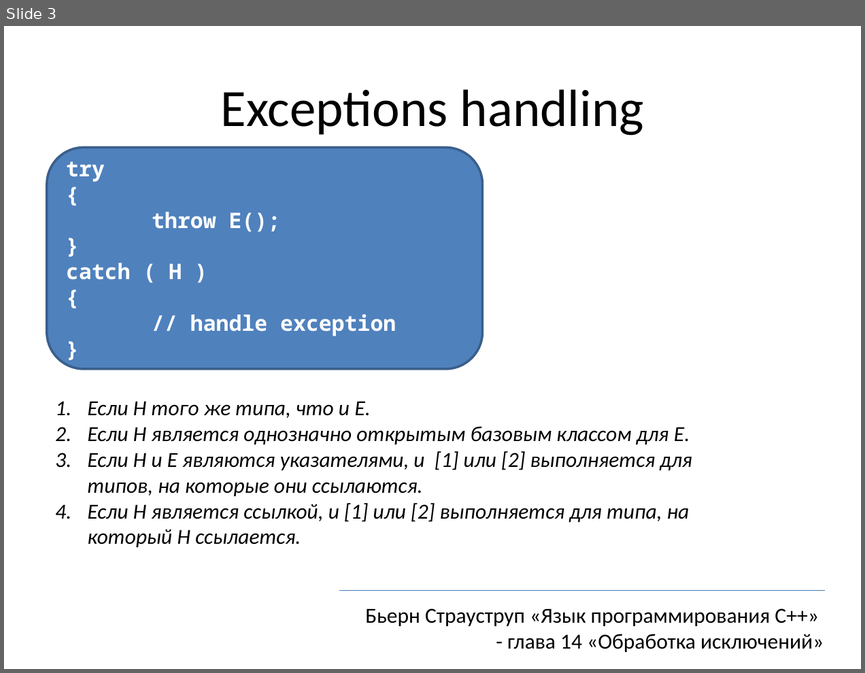
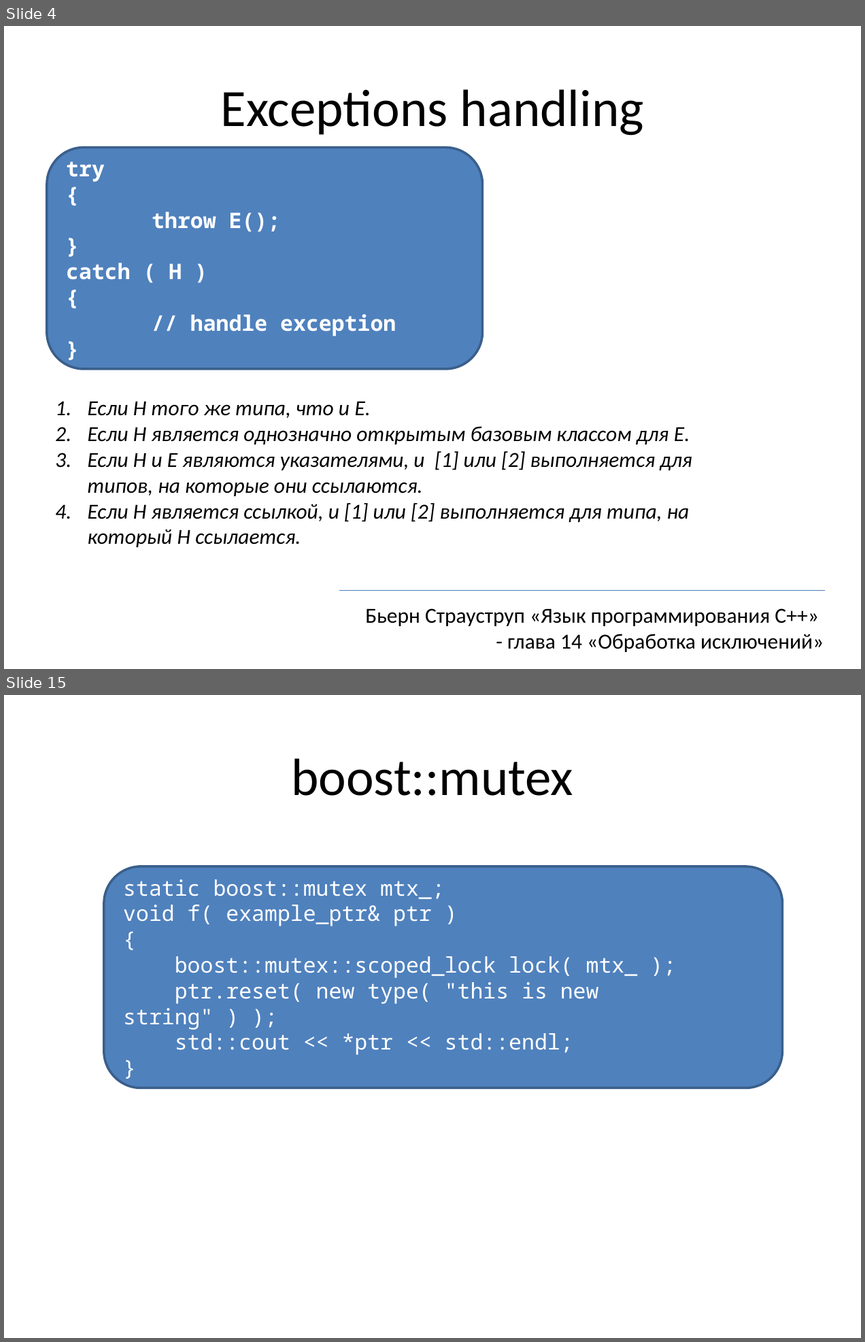
Before and after one commit to tscherkas/cpp_craft_1013, a slide deck: lections/cpp_craft_lec_3_pre.pptx. Shown one above the other, each under a label of ours: slide 3 before the commit, slides 4 and 15 after it; the slides between them are not shown. The pictures are 865x673 and 865x1342 pixels, drawn with LibreOffice and Linux fonts; fonts in the diff are those of the drawing. Boxes give left, top, right and bottom in pixels: in the first picture for what was removed or moved away, otherwise in the second. Text is boxed around its words. In the diff, an @@ line names an element or a change of style, - is before the commit and + after.

```diff
--- a/lections/cpp_craft_lec_3_pre.pptx
+++ b/lections/cpp_craft_lec_3_pre.pptx
@@ slide 15 added at (4, 695, 861, 1338), background #FFFFFF @@
@@ title added at (291, 758, 573, 796), 44 pt, text #000000 @@
+boost::mutex
@@ rounded rectangle added at (104, 866, 783, 1087), fill #4F81BD, outline #3A5F8C 2 pt, 18 pt, text #FFFFFF @@
+static boost::mutex mtx_;
+void f( example_ptr& ptr )
+{
+boost::mutex::scoped_lock lock( mtx_ );
+ptr.reset( new type( "this is new string" ) );
+std::cout << *ptr << std::endl;
+}
@@ what was slide 3 is now slide 4 @@
```
Also in this commit, not shown: 2 slides changed, 13 other slides added, 1 slide removed, 15 other files.
